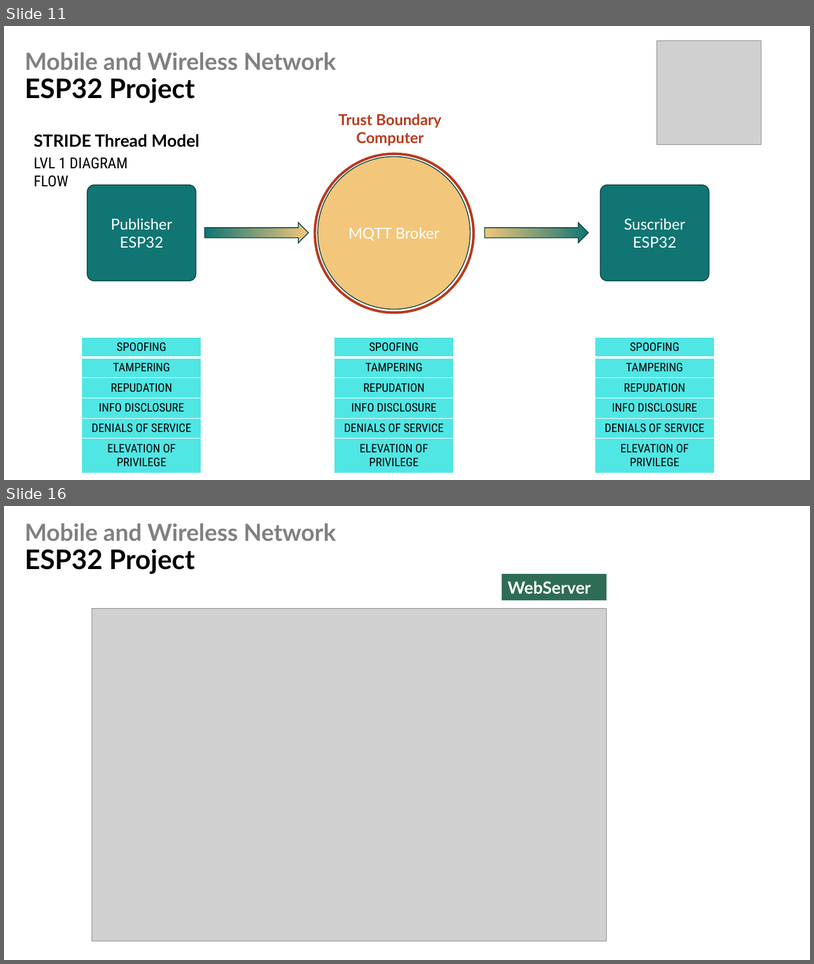
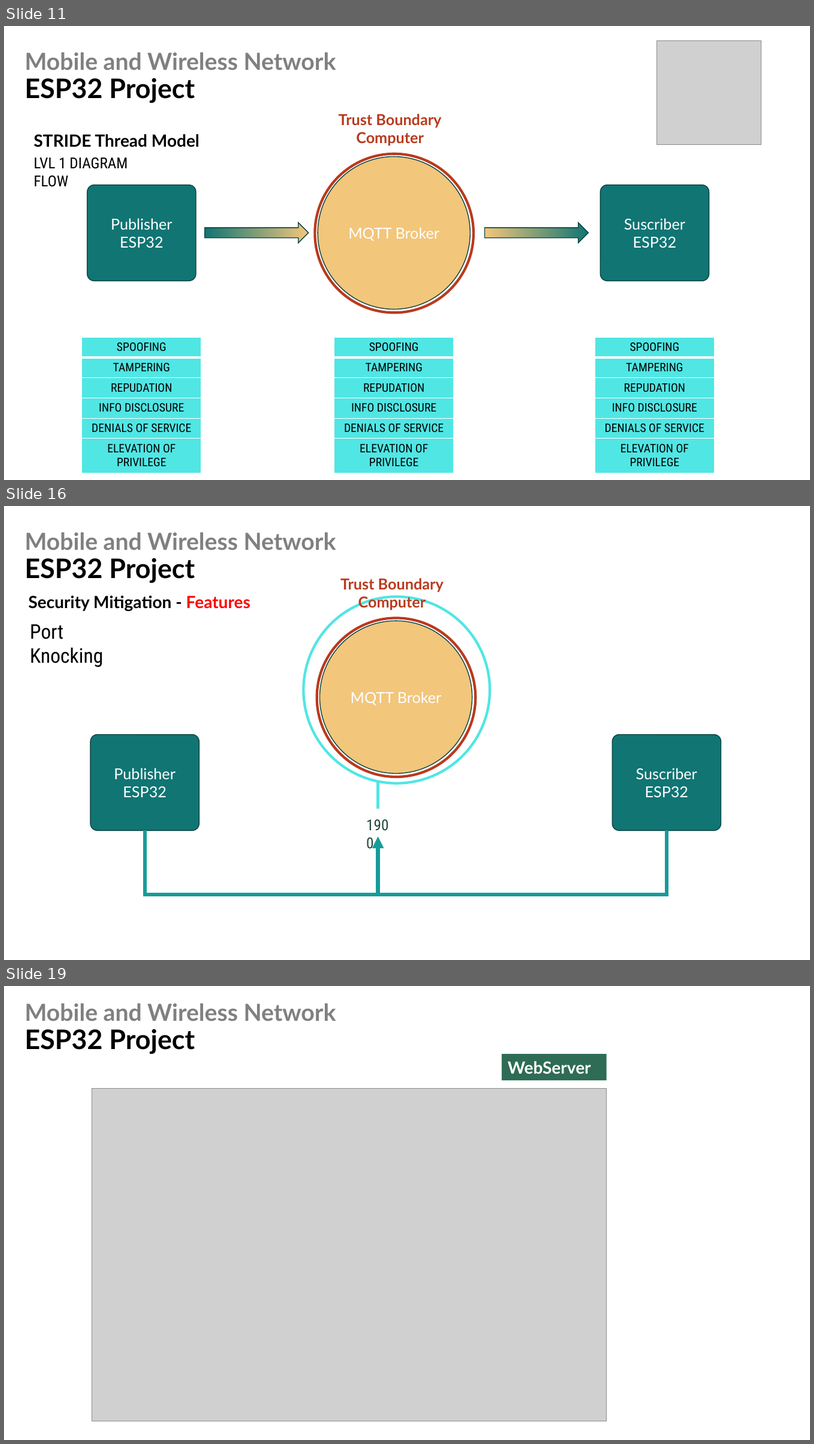
Before and after one commit to CedricS789/ELEC-H423---IoT-Project, a slide deck: Presentation/Presentation_Group12.pptx. Shown one above the other, each under a label of ours: slides 11 and 16 before the commit, slides 11, 16 and 19 after it; the slides between them are not shown. The pictures are 814x964 and 814x1444 pixels, drawn with LibreOffice and Linux fonts; fonts in the diff are those of the drawing; grey boxes stand for pictures. Boxes give left, top, right and bottom in pixels: in the first picture for what was removed or moved away, otherwise in the second. Text is boxed around its words. In the diff, an @@ line names an element or a change of style, - is before the commit and + after.

```diff
--- a/Presentation/Presentation_Group12.pptx
+++ b/Presentation/Presentation_Group12.pptx
@@ slide 16 added at (x1=4, y1=506, x2=810, y2=960), background #FFFFFF @@
@@ title added at (x1=25, y1=532, x2=336, y2=583), 28 pt, text #808080, bold @@
+Mobile and Wireless Network
+ESP32 Project
@@ text added at (x1=29, y1=595, x2=251, y2=611), 20 pt, text #000000, bold @@
+Security Mitigation - Features
@@ group added at (x1=90, y1=578, x2=722, y2=831): 2 rounded rectangles, 2 ellipses, 1 text @@
+Publisher
+ESP32
+Suscriber
+ESP32
+MQTT Broker
+Trust Boundary
+Computer
@@ ellipse added at (x1=303, y1=597, x2=490, y2=783), outline #50E6E4 3 pt @@
@@ text added at (x1=30, y1=624, x2=103, y2=667), 24 pt, text #000000 @@
+Port Knocking
@@ line added from (378, 780) to (378, 808), #50E6E4 3 pt @@
@@ text added at (x1=361, y1=812, x2=396, y2=837), 18 pt, text #1F4839 @@
+1900
@@ elbow arrow added from (145, 830) to (378, 837), #169C9A 4.5 pt @@
@@ elbow arrow added from (667, 830) to (378, 837), #169C9A 4.5 pt @@
@@ what was slide 16 is now slide 19 @@
```
Also in this commit, not shown: 3 slides changed, 4 other slides added, 1 slide removed.
